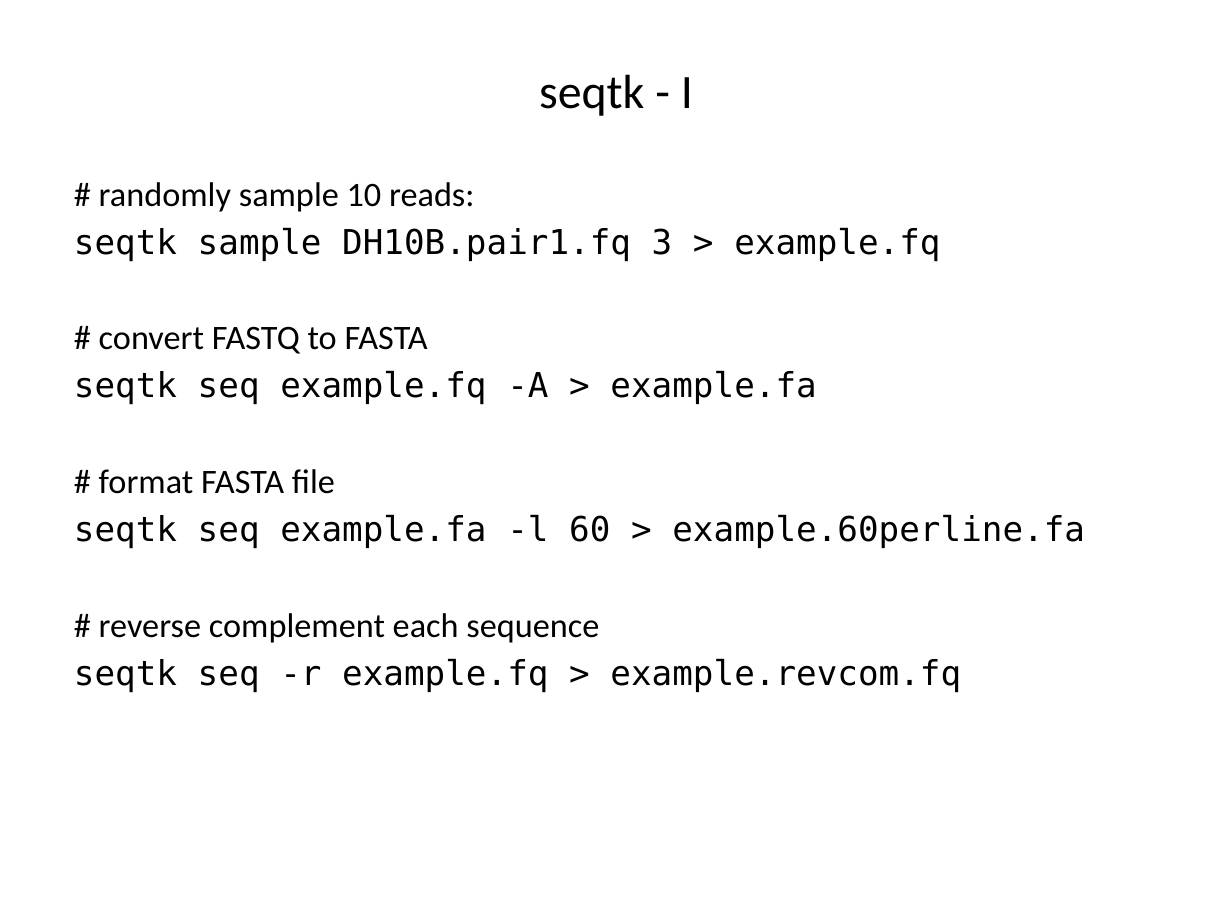
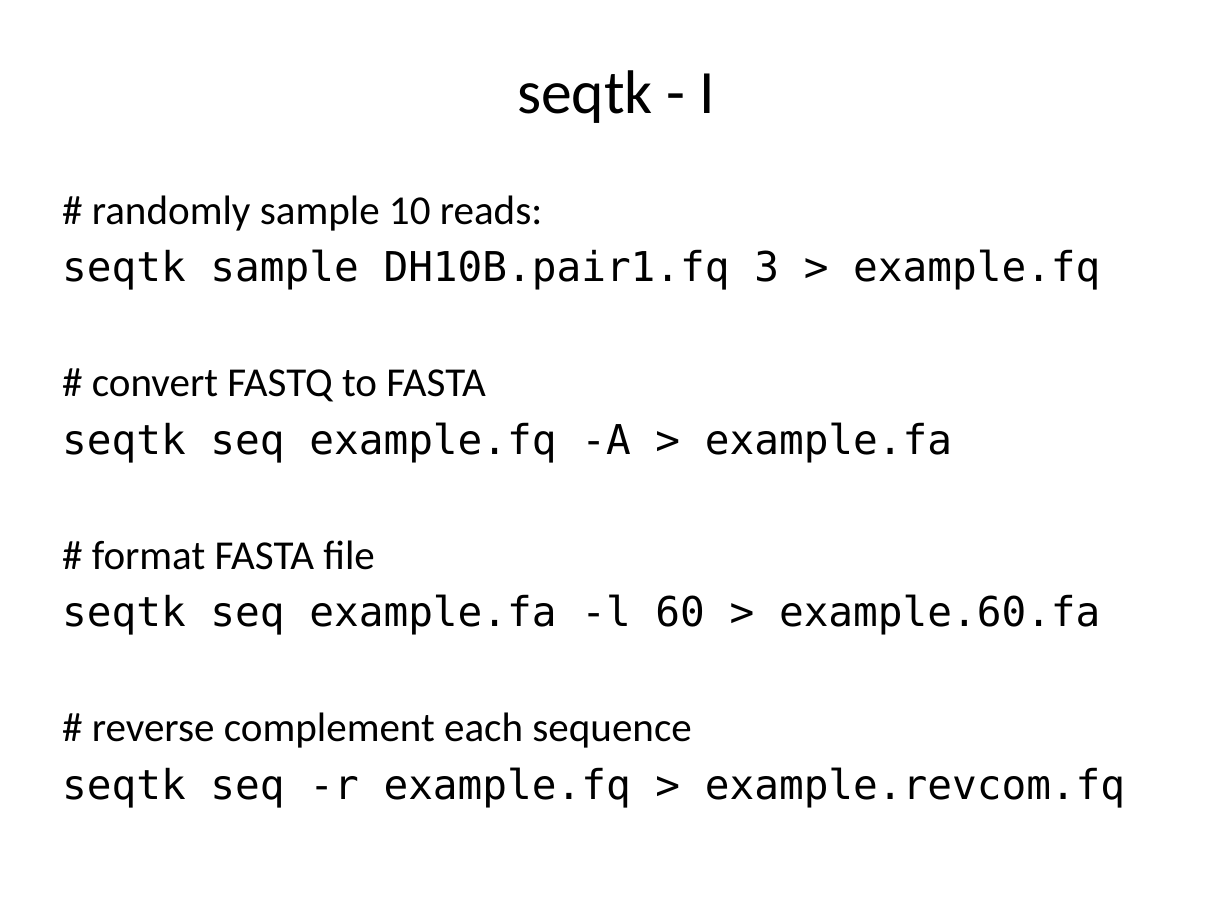
Before and after one commit to liu3zhenlab/teaching, a slide deck: slide 11 of PLPTH813Bioinformatis/2023/labs/lab04_NGS.pptx. Drawn at 1232x924 pixels with LibreOffice and Linux fonts; fonts in the diff are those of the drawing. Boxes give left, top, right and bottom in pixels: in the first picture for what was removed or moved away, otherwise in the second. Text is boxed around its words. In the diff, an @@ line names an element or a change of style, - is before the commit and + after.

```diff
--- a/PLPTH813Bioinformatis/2023/labs/lab04_NGS.pptx
+++ b/PLPTH813Bioinformatis/2023/labs/lab04_NGS.pptx
@@ title "seqtk - I" at [517,70,714,123]: size 28 to 36 pt @@
@@ text "# randomly sample 10 reads:": place and size @@
-text "# randomly sample 10 reads:" at [74,182,1085,693]
+text "# randomly sample 10 reads:" at [62,195,1125,808]
@@ text at [62,195,1125,808]: size 20 to 24 pt in "# randomly sample 10 reads:", "seqtk sample DH10B.pair1.fq 3 > example.fq", "# convert FASTQ to FASTA", "seqtk seq example.fq -A > example.fa" and 3 more places @@
@@ text at [62,594,1100,635]: text changed; size 20 to 24 pt @@
-seqtk seq example.fa -l 60 > example.60perline.fa
+seqtk seq example.fa -l 60 > example.60.fa
```
Also in this commit, not shown: 14 other slides changed, 3 slides added, 2 slides removed, 4 other files.
